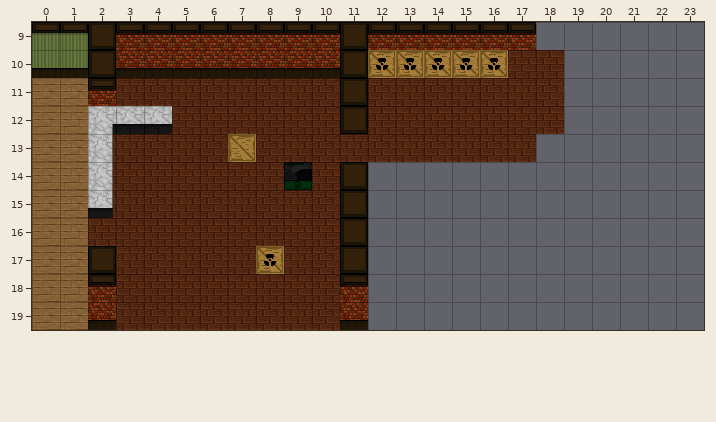
Two versions of a level (Tiled map, assets/map/level1.tmx). The picture above was drawn from the file before the commit.
Cells are 32x32 px. Shown: x 0..23, y 9..19.
Now the later version:
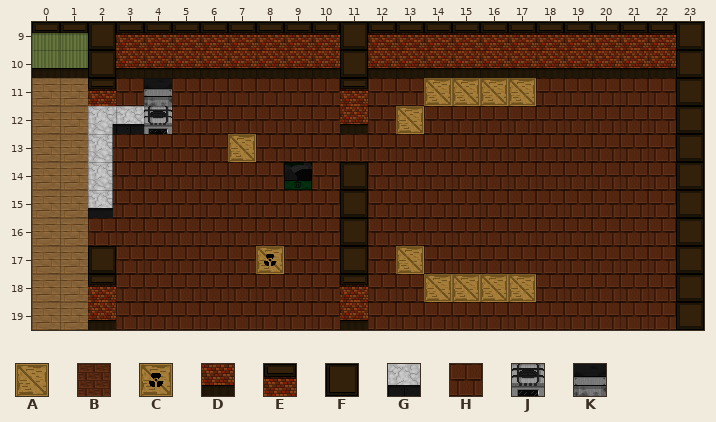
Key: from "Tile Images": A 5 "Box_Alt", B 6 "WoodFloor2", C 12 "WMD dispenser", D 13 "brick_wall_bottom", E 14 "brickWallTop", F 15 "WallPart", G 17 "newcountertest", H 23 "WoodFloornew", J 24 "OvenLOWER", K 25 "OvenTOP".
_ is an empty cell, . an unchanged one.
The author wrote: Added Oven Added Input Processor for improved pick-up/drop-off Added new PlayerRenderer (Not used yet - WIP)
Changes in this commit:
--- layer "Tile Layer 2"
@@ x 2..2 @@
-13 B
-14 B
-15 B
+13 H
+14 H
+15 H
--- layer "Tile Layer 1"
@@ x 2..23 @@
- 9 ................______
-10 ..........CCCCCBB_____
-11 .BBBBBBBBFBBBBBBB_____
-12 ..GBBBBBBFBBBBBBB_____
-13 .BBBB.BBBBBBBBBB______
-14 .BBBBBB.B.____________
-15 .BBBBBBBB.____________
-16 BBBBBBBBB.____________
-17 .BBBBB.BB.____________
-18 .BBBBBBBB.____________
-19 .BBBBBBBB.____________
+ 9 ................EEEEEF
+10 ..........DDDDDDDDDDDF
+11 .HKHHHHHHEHHAAAAHHHHHF
+12 ..JHHHHHHDHAHHHHHHHHHF
+13 .HHHH.HHHHHHHHHHHHHHHF
+14 .HHHHHH.H.HHHHHHHHHHHF
+15 .HHHHHHHH.HHHHHHHHHHHF
+16 HHHHHHHHH.HHHHHHHHHHHF
+17 .HHHHH.HH.HAHHHHHHHHHF
+18 .HHHHHHHH.HHAAAAHHHHHF
+19 .HHHHHHHH.HHHHHHHHHHHF
